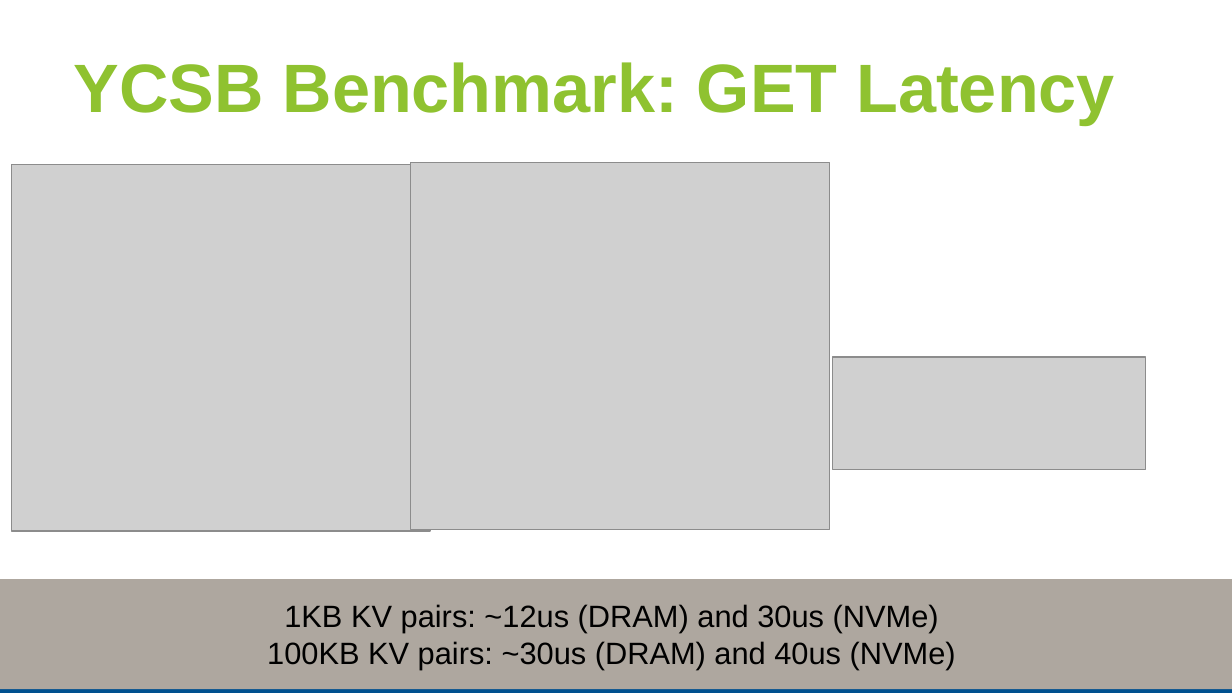
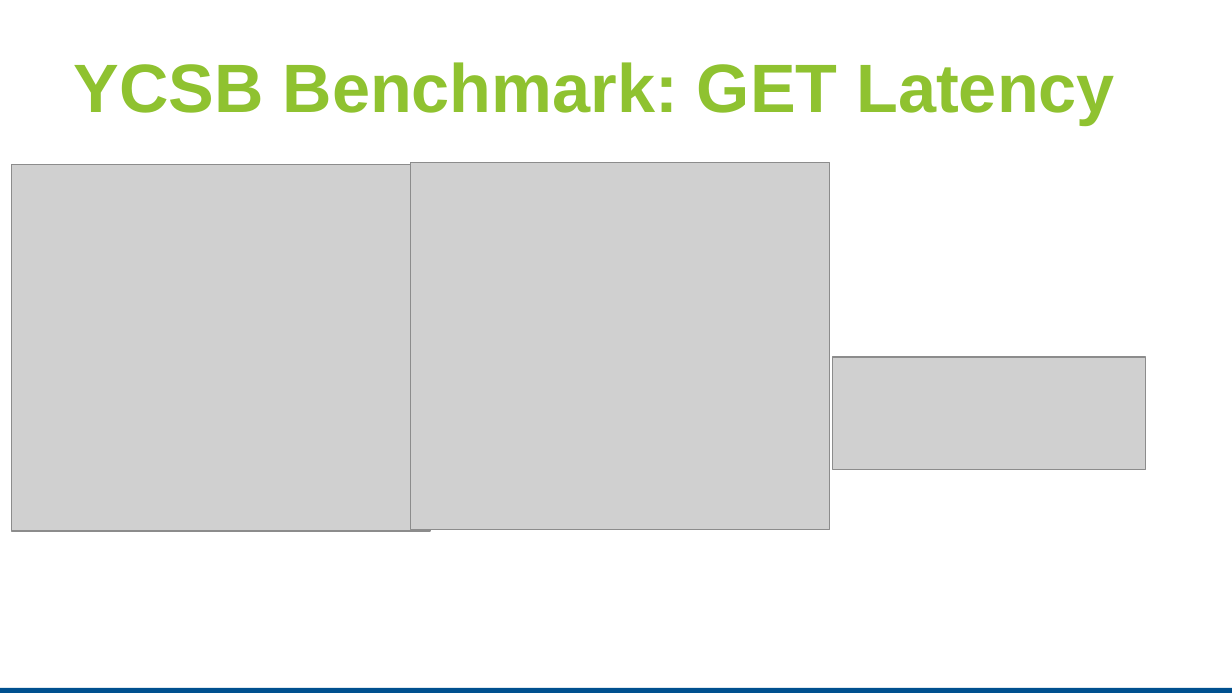
Before and after one commit to patrickstuedi/incubator-crail-website, a slide deck: slide 85 of site/_graphix/nodekernel.odp (slide 47 before the commit). Drawn at 1232x693 pixels with LibreOffice and Linux fonts; fonts in the diff are those of the drawing; grey boxes stand for pictures. Boxes give left, top, right and bottom in pixels: in the first picture for what was removed or moved away, otherwise in the second. Text is boxed around its words. In the diff, an @@ line names an element or a change of style, - is before the commit and + after.

```diff
--- a/site/_graphix/nodekernel.odp
+++ b/site/_graphix/nodekernel.odp
@@ rectangle removed at (0, 579, 1232, 689) @@
-1KB KV pairs: ~12us (DRAM) and 30us (NVMe)
-100KB KV pairs: ~30us (DRAM) and 40us (NVMe)
```
Also in this commit, not shown: 1 slide added.
